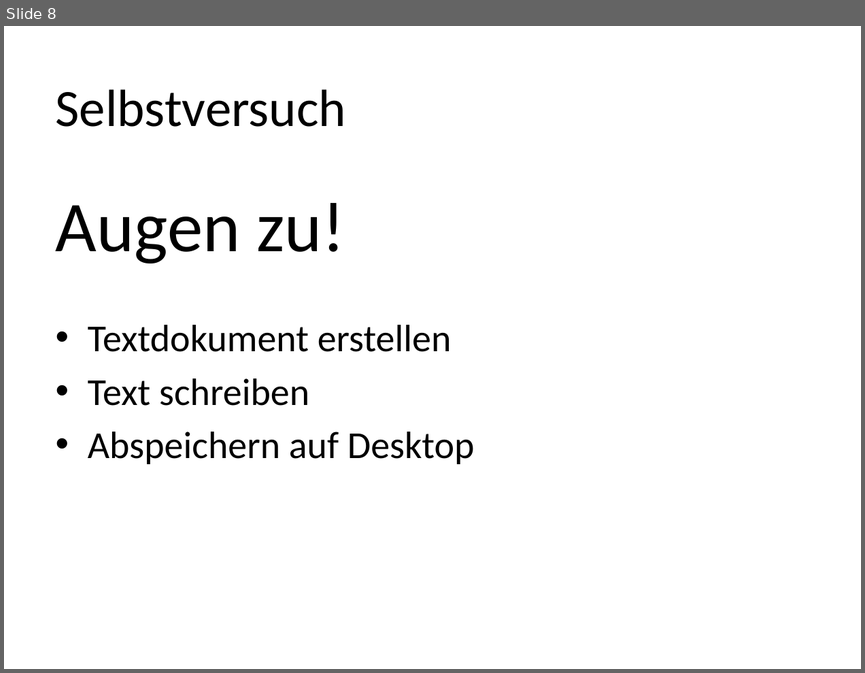
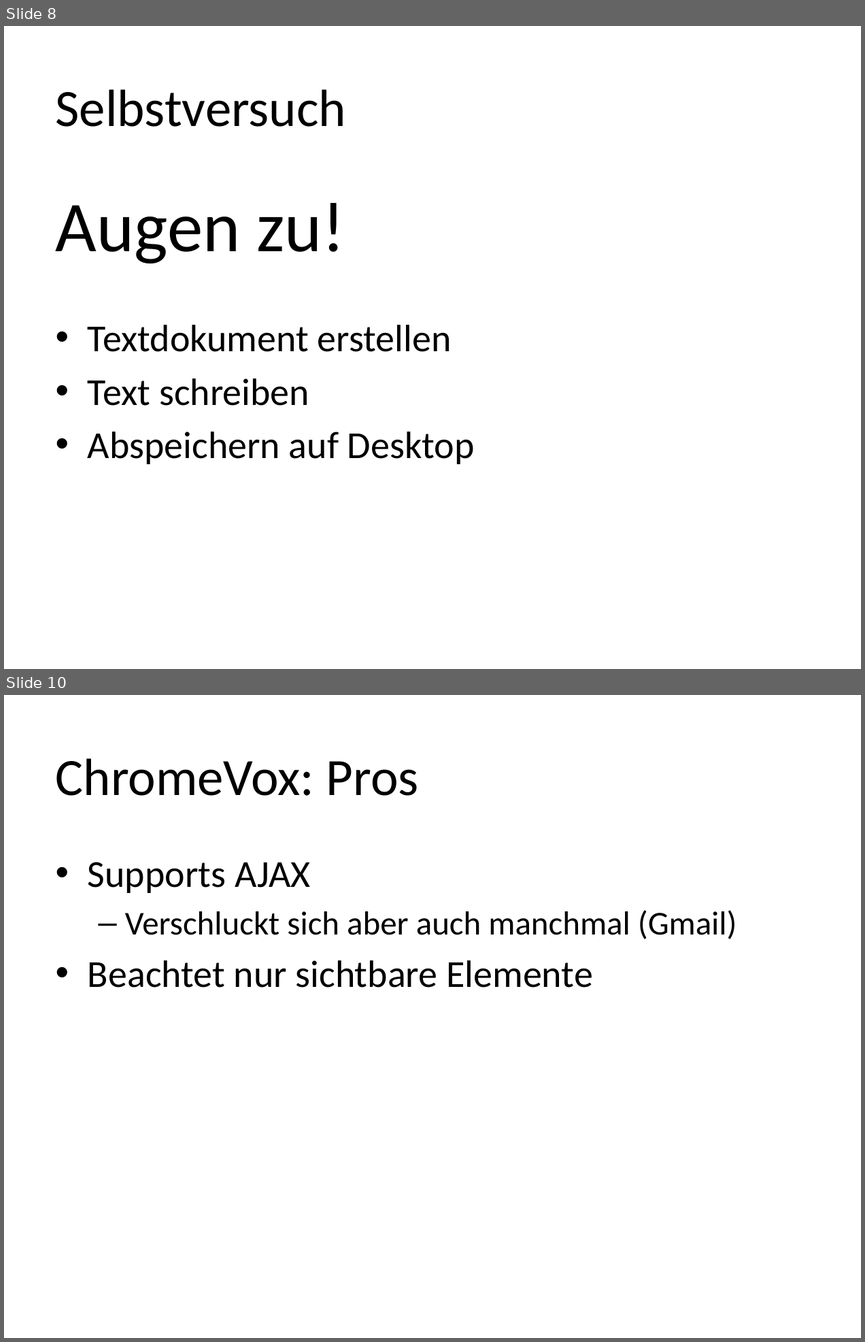
Before and after one commit to Capoot/hci, a slide deck: screenreader.pptx. Shown one above the other, each under a label of ours: slide 8 before the commit, slides 8 and 10 after it; the slides between them are not shown. The pictures are 865x673 and 865x1342 pixels, drawn with LibreOffice and Linux fonts; fonts in the diff are those of the drawing. Boxes give left, top, right and bottom in pixels: in the first picture for what was removed or moved away, otherwise in the second. Text is boxed around its words. In the diff, an @@ line names an element or a change of style, - is before the commit and + after.

Commit message:
added some chromevox

```diff
--- a/screenreader.pptx
+++ b/screenreader.pptx
@@ slide 10 added at (4,695,861,1338), background #FFFFFF @@
@@ title added at (56,758,419,796), 44 pt, text #000000 @@
+ChromeVox: Pros
@@ text added at (88,862,737,987), 32 pt, text #000000 @@
+• Supports AJAX
+  – Verschluckt sich aber auch manchmal (Gmail)
+• Beachtet nur sichtbare Elemente
```
Also in this commit, not shown: 2 other slides added.
